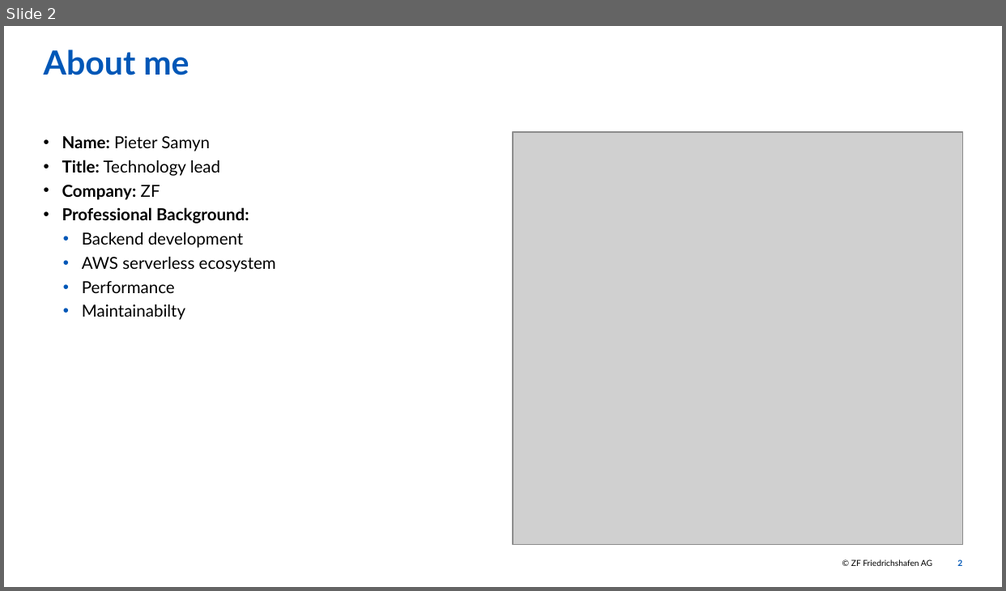
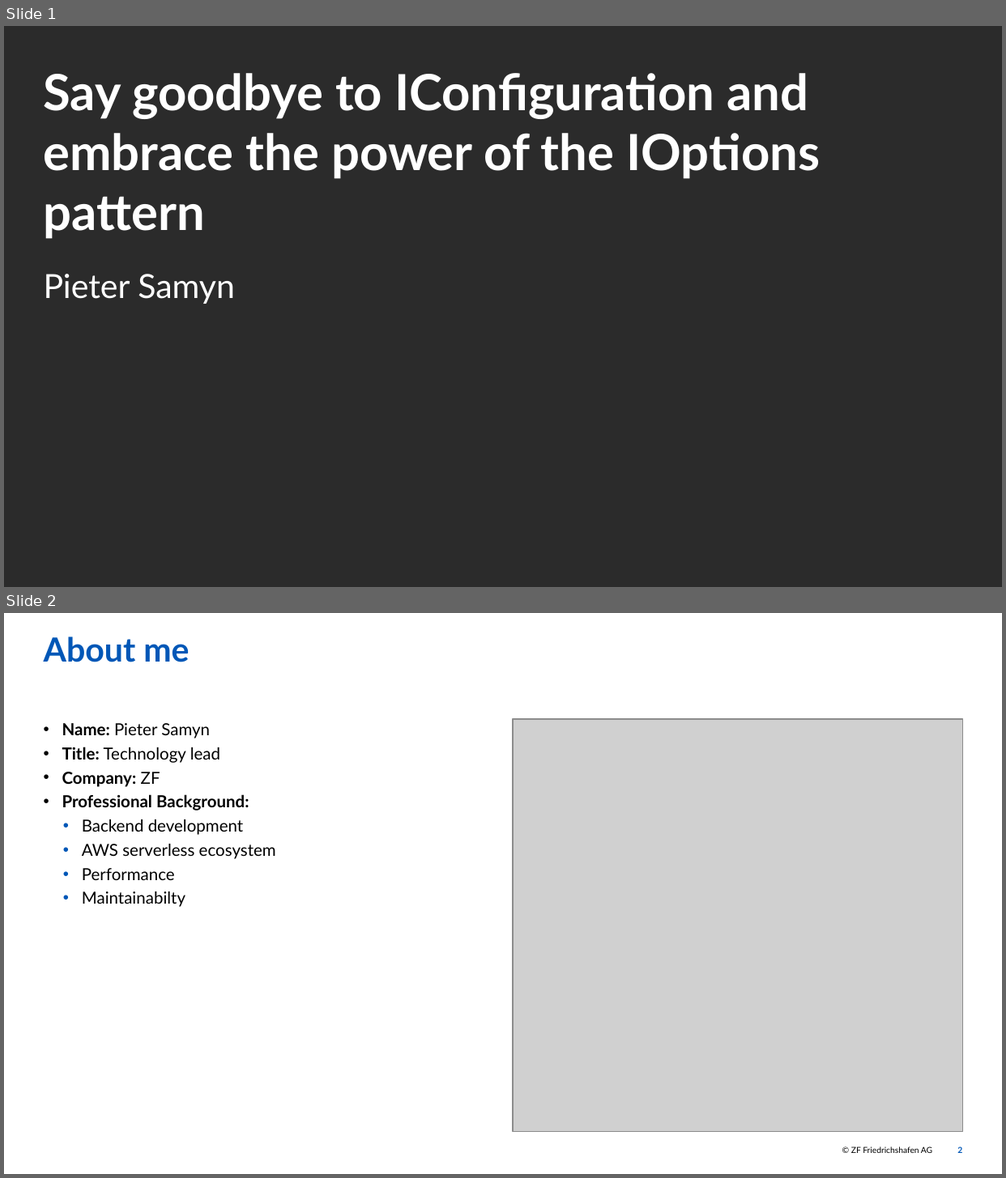
Before and after one commit to PhbsSmn/configuration-and-options, a slide deck: slides/presentation.pptx. Shown one above the other, each under a label of ours: slide 2 before the commit, slides 1 and 2 after it. The pictures are 1006x591 and 1006x1178 pixels, drawn with LibreOffice and Linux fonts; fonts in the diff are those of the drawing; grey boxes stand for pictures; background and template pictures are left out; a plain dark background stands for a picture behind light text. Boxes give left, top, right and bottom in pixels: in the first picture for what was removed or moved away, otherwise in the second. Text is boxed around its words. In the diff, an @@ line names an element or a change of style, - is before the commit and + after.

```diff
--- a/slides/presentation.pptx
+++ b/slides/presentation.pptx
@@ slide 1 added at bbox=[4, 26, 1002, 587], background picture (left out) @@
@@ title added at bbox=[44, 73, 820, 239], 36 pt, text #FFFFFF, bold @@
+Say goodbye to IConfiguration and embrace the power of the IOptions pattern
@@ subtitle added at bbox=[44, 274, 235, 304], 24 pt, text #FFFFFF @@
+Pieter Samyn
```
Also in this commit, not shown: 1 slide removed, 36 other files.
